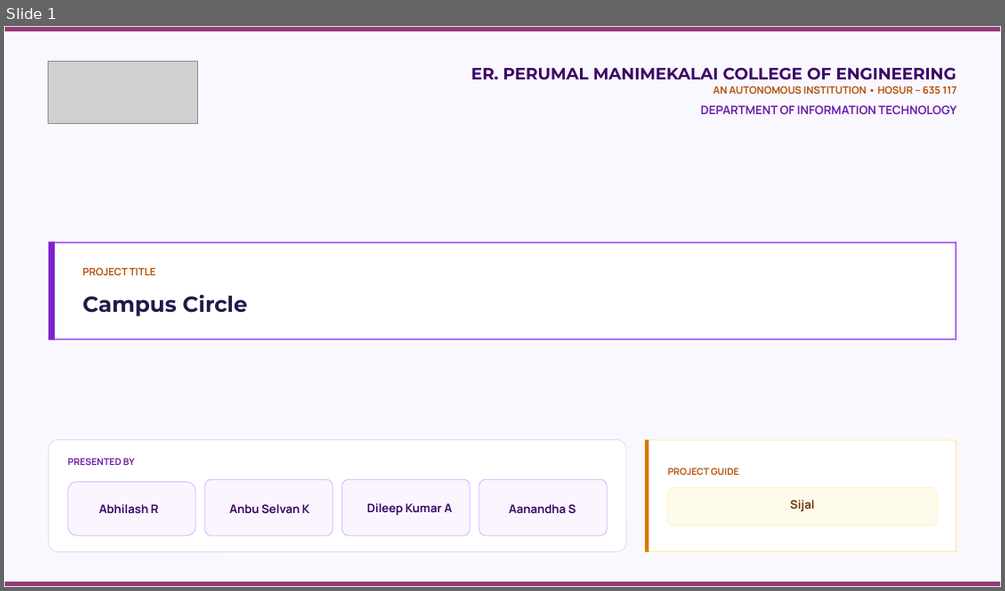
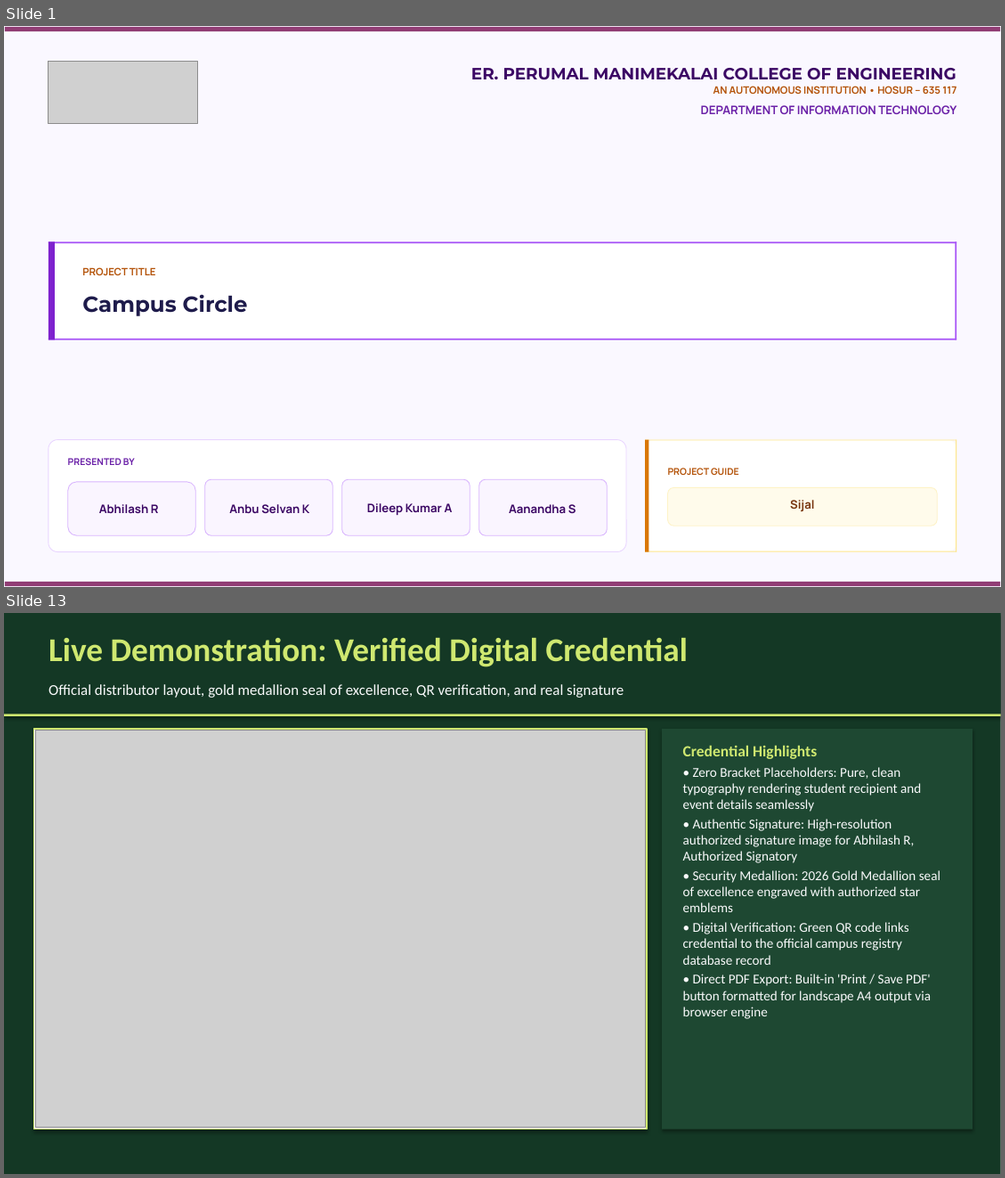
Before and after one commit to Abhi7Prajapathi/Events, a slide deck: CampusCircle_Presentation.pptx. Shown one above the other, each under a label of ours: slide 1 before the commit, slides 1 and 13 after it; the slides between them are not shown. The pictures are 1005x591 and 1005x1178 pixels, drawn with LibreOffice and Linux fonts; fonts in the diff are those of the drawing; grey boxes stand for pictures; background and template pictures are left out. Boxes give left, top, right and bottom in pixels: in the first picture for what was removed or moved away, otherwise in the second. Text is boxed around its words. In the diff, an @@ line names an element or a change of style, - is before the commit and + after.

Commit message:
docs: 16-slide presentation deck with core code snippets, screenshots, problem, solution, and architecture

```diff
--- a/CampusCircle_Presentation.pptx
+++ b/CampusCircle_Presentation.pptx
@@ slide 13 added at [4,613,1001,1174], background #FFFFFF @@
@@ rectangle added at [4,613,1001,1174], fill #143825 @@
@@ rectangle added at [4,613,1001,714], fill #143825 @@
@@ text added at [48,638,688,667], 32 pt, text #CFE870, bold @@
+Live Demonstration: Verified Digital Credential
@@ text added at [48,684,623,698], 14.5 pt, text #F8F9FA @@
+Official distributor layout, gold medallion seal of excellence, QR verification, and real signature
@@ rectangle added at [4,714,1001,716], fill #CFE870 @@
@@ rectangle added at [34,729,647,1129], fill #FFFFFF, outline #CFE870 1.5 pt @@
@@ picture added at [35,730,646,1127] @@
@@ rectangle added at [662,729,972,1129], fill #1E4832 @@
@@ text added at [683,745,940,1019], 13 pt, text #F8F9FA @@
+Credential Highlights
+• Zero Bracket Placeholders: Pure, clean typography rendering student recipient and event details seamlessly
+• Authentic Signature: High-resolution authorized signature image for Abhilash R, Authorized Signatory
+• Security Medallion: 2026 Gold Medallion seal of excellence engraved with authorized star emblems
+• Digital Verification: Green QR code links credential to the official campus registry database record
+• Direct PDF Export: Built-in 'Print / Save PDF' button formatted for landscape A4 output via browser engine
```
Also in this commit, not shown: 4 slides changed, 10 other slides added, 7 slides removed, 3 other files.
